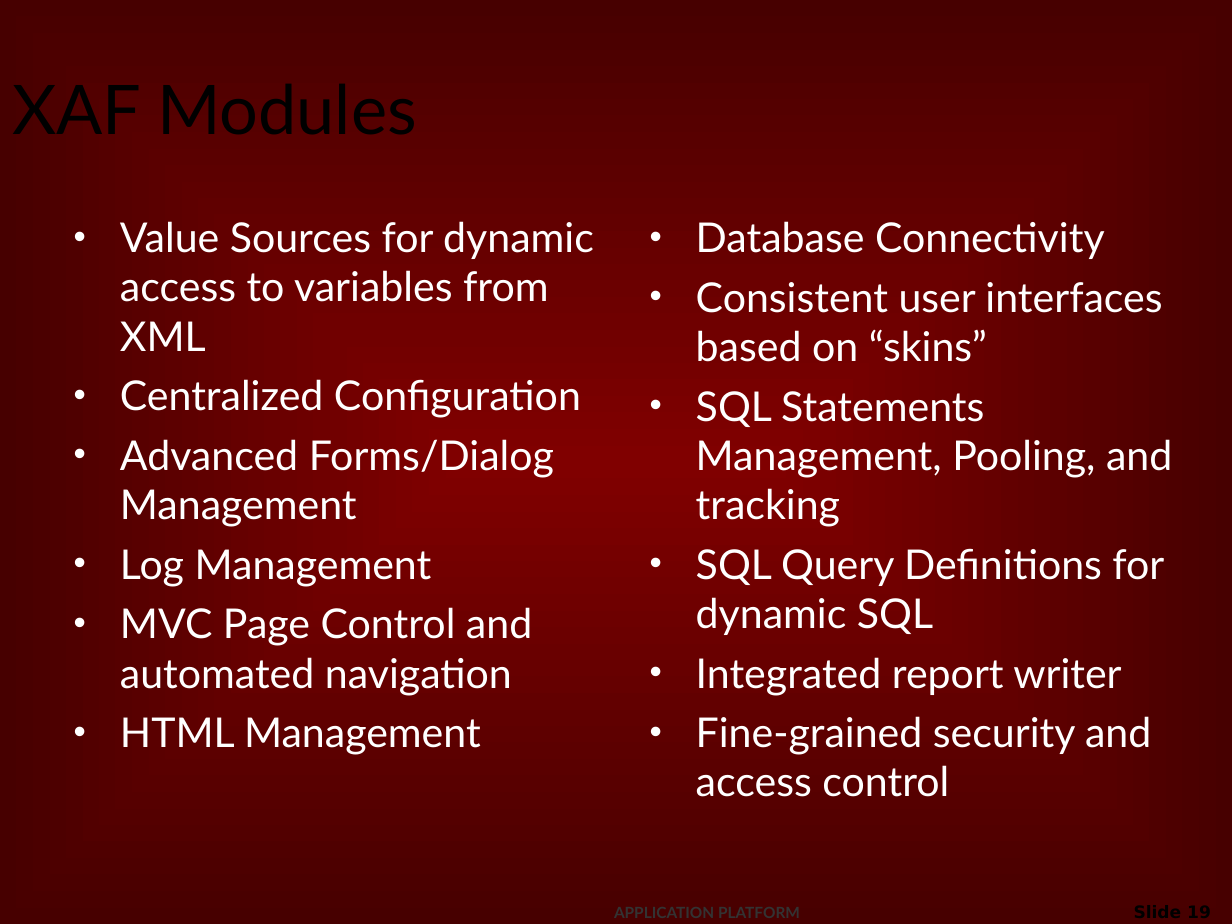
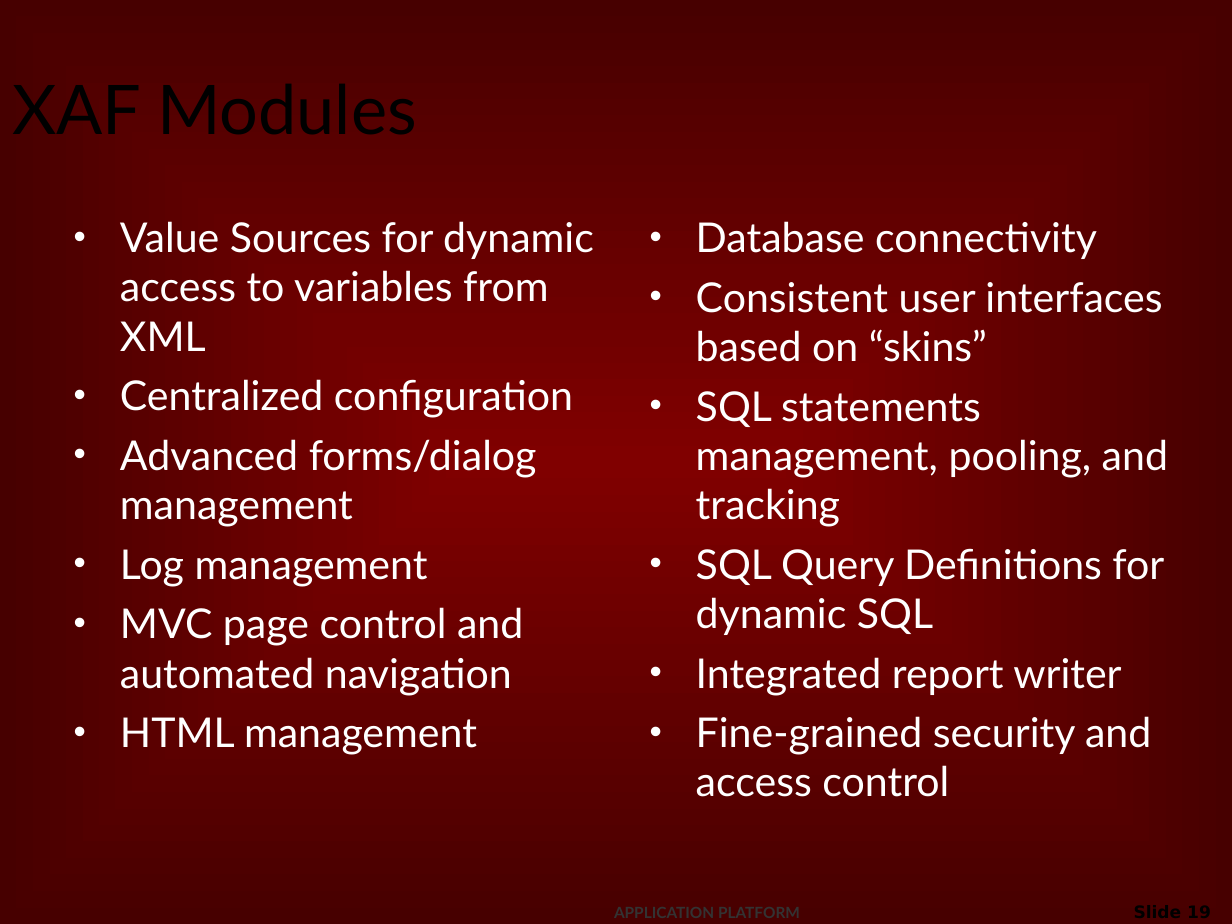
Before and after one commit to netspective/sparx-2001, a slide deck: slide 19 of Sparx/web-shared/docs/project/Introduction_to_Sparx.ppt. Drawn at 1232x924 pixels with LibreOffice and Linux fonts; fonts in the diff are those of the drawing; background and template pictures are left out. Boxes give left, top, right and bottom in pixels: in the first picture for what was removed or moved away, otherwise in the second. Text is boxed around its words. In the diff, an @@ line names an element or a change of style, - is before the commit and + after.

```diff
--- a/Sparx/web-shared/docs/project/Introduction_to_Sparx.ppt
+++ b/Sparx/web-shared/docs/project/Introduction_to_Sparx.ppt
@@ text at (x1=696, y1=221, x2=1097, y2=259): text changed @@
-• Database Connectivity
+• Database connectivity
@@ text at (x1=120, y1=379, x2=573, y2=755): text changed @@
-• Centralized Configuration
-• Advanced Forms/Dialog Management
-• Log Management
-• MVC Page Control and automated navigation
-• HTML Management
+• Centralized configuration
+• Advanced forms/dialog management
+• Log management
+• MVC page control and automated navigation
+• HTML management
@@ text at (x1=696, y1=391, x2=1168, y2=527): text changed @@
-• SQL Statements Management, Pooling, and tracking
+• SQL statements management, pooling, and tracking
```
Also in this commit, not shown: 8 other slides changed, 1 slide added, 1 slide removed.
